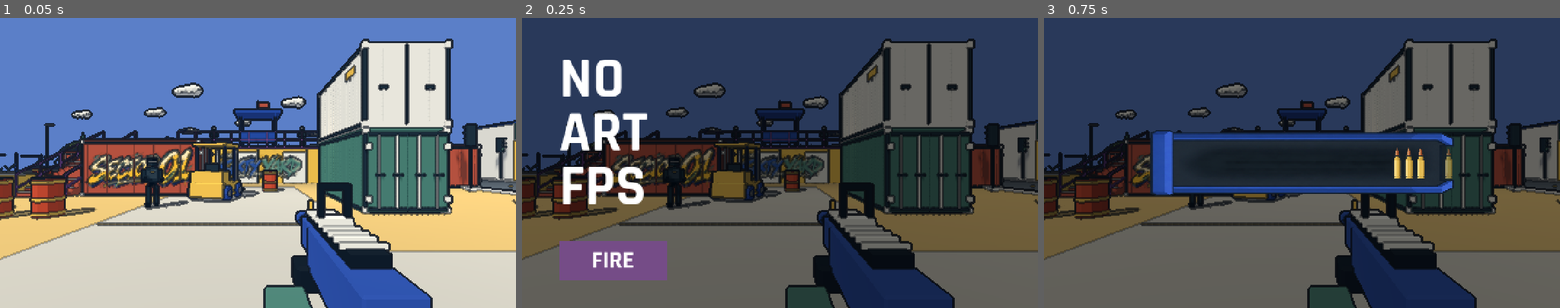
Above: before the commit, frames 1-3 (left to right).
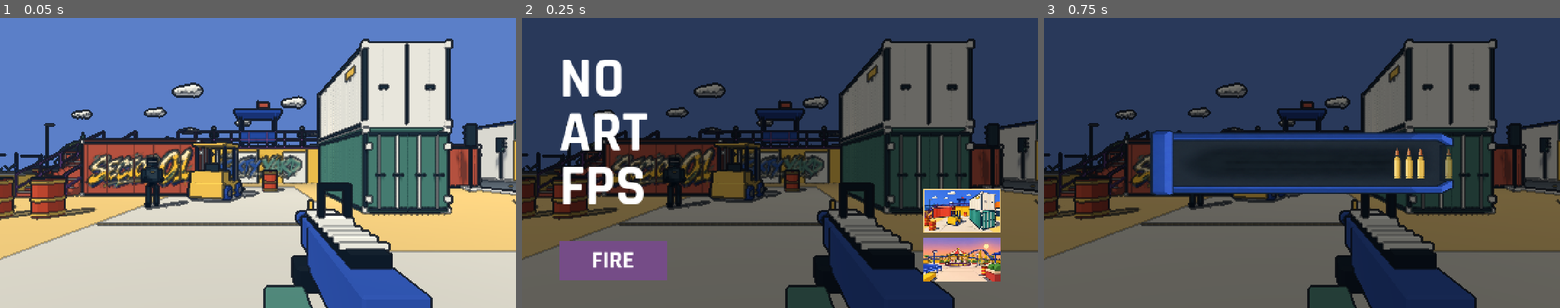
Above: after the commit, the same moments.

Repository: YicongCao/No-Art-FPS
Game: Godot game, scene res://scenes/main.tscn
The game is run twice, just before and just after one commit, with the same random seed, the same clock (stepped at 60 frames per second) and the same inputs. Sound files missing from this copy of the repository are replaced by a short silence.
Inputs:
- Up to frame 1 (0.05 s): no input
- Up to frame 2 (0.25 s): no input
- Up to frame 3 (0.75 s): click "FIRE" at 0.5 s

Frame 1 is identical in both runs. In frame 2, 4.5% of the frame differs, in the area x 77-93%, y 58-91%; in frame 3, nothing differs.

Commit message:
Add title map selection with eye-level previews

Diff:
--- a/scripts/game.gd
+++ b/scripts/game.gd
@@ -72,6 +72,7 @@
 var opening_prepared = false
 var enemy_model: PackedScene
 var title_frame_ready = false
+var title_session_id = DefaultSession.session_id
 var destroy_active = false
 var finale_active = false
 var finale_elapsed = 0.0
@@ -119,6 +120,7 @@
 	elif "--park" in OS.get_cmdline_user_args():
 		session = load(PARK_SESSION_PATH)
 		rules = session.make_rules()
+	title_session_id = session.session_id
 	var settlement = Settlement.new()
 	settlement.game = self
 	add_child(settlement)
@@ -298,7 +300,7 @@
 func capture_map_preview() -> Image:
 	# The visible viewport keeps its old title frame while the new camera renders.
 	var preview = SubViewport.new()
-	preview.size = get_viewport().get_texture().get_size()
+	preview.size = Vector2i(get_viewport().get_texture().get_size())
 	preview.world_3d = get_world_3d()
 	preview.msaa_3d = get_viewport().msaa_3d
 	add_child(preview)
@@ -378,7 +380,7 @@
 	hud.reset_magazine()
 
 func request_run() -> void:
-	if not title_frame_ready or state not in ["TITLE","RESULTS","PAUSED"]:return
+	if switching_session or not title_frame_ready or state not in ["TITLE","RESULTS","PAUSED"]:return
 	load_ticket += 1
 	restore_frozen_world()
 	hud.reset_results_frame()
@@ -704,6 +706,8 @@
 			request_run()
 		"arena":
 			select_session(DefaultSession)
+		"amusement_park":
+			select_session(load(PARK_SESSION_PATH))
 		"defuse":
 			if dust_unlocked:
 				select_session(load("res://data/sessions/defuse.tres"))
@@ -1213,6 +1217,8 @@
 	var old_map = arena
 	var old_session = session
 	var old_rules = rules
+	var focused = get_viewport().gui_get_focus_owner()
+	var focus_name: StringName = focused.name if focused and focused.get_parent()==hud.menu else &""
 	hud.rebuild_menu()
 	await loading_frame()
 	clear_round()
@@ -1237,6 +1243,7 @@
 		if not qa_mode:cfg.load("user://record.cfg")
 		load_session_record(cfg)
 		await capture_opening_frame()
+		title_session_id = session.session_id
 	else:
 		push_warning("Map selection reverted: navigation or spawn validation failed")
 		var failed_iteration = NavigationServer3D.map_get_iteration_id(navigation_map)
@@ -1253,6 +1260,9 @@
 		title_frame_ready = nav_ready
 	switching_session = false
 	hud.rebuild_menu()
+	if focus_name!=&"":
+		var button = hud.menu.get_node_or_null(NodePath(String(focus_name)))
+		if button:button.grab_focus()
 
 func wait_for_map_navigation(previous_iteration: int = 0) -> bool:
 	var map = get_world_3d().navigation_map
@@ -1261,6 +1271,7 @@
 		await get_tree().physics_frame
 		var iteration = NavigationServer3D.map_get_iteration_id(map)
 		if iteration==0 or iteration==previous_iteration:continue
+		if NavigationServer3D.map_get_closest_point_owner(map,start)!=arena.nav.get_rid():continue
 		if NavigationServer3D.map_get_closest_point(map,start).distance_to(start)<1.0:
 			return arena.validate_navigation()
 	return false
--- a/scripts/hud.gd
+++ b/scripts/hud.gd
@@ -2,6 +2,8 @@
 
 const SKULL_ICON = preload("res://assets/ui/skull.svg")
 const DAMAGE_IMPACT = preload("res://assets/ui/damage-impact.svg")
+const YARD_THUMBNAIL = preload("res://assets/ui/maps/yard.webp")
+const PARK_THUMBNAIL = preload("res://assets/ui/maps/amusement-park.webp")
 var game: Node
 var font: Font
 var hit = 0.0
@@ -305,6 +307,39 @@
 	menu.add_child(button)
 	return button
 
+func map_button(node_name: String, map_name: String, action: String, thumbnail: Texture2D,
+		rect: Rect2, selected: bool) -> Button:
+	var card = Button.new()
+	card.name = node_name
+	card.accessibility_name = map_name
+	card.position = rect.position
+	card.size = rect.size
+	card.disabled = game.switching_session
+	var image = StyleBoxTexture.new()
+	image.texture = thumbnail
+	for state_name in ["normal","hover","pressed","disabled"]:
+		card.add_theme_stylebox_override(state_name,image)
+	var focus = StyleBoxFlat.new()
+	focus.draw_center = false
+	focus.set_border_width_all(2)
+	focus.set_expand_margin_all(4)
+	focus.border_color = Color.WHITE
+	card.add_theme_stylebox_override("focus",focus)
+	if selected:
+		var outline = Panel.new()
+		outline.name = "Selected"
+		outline.mouse_filter = Control.MOUSE_FILTER_IGNORE
+		var border = StyleBoxFlat.new()
+		border.draw_center = false
+		border.set_border_width_all(2)
+		border.border_color = GOLD
+		outline.add_theme_stylebox_override("panel",border)
+		card.add_child(outline)
+		outline.set_anchors_and_offsets_preset(Control.PRESET_FULL_RECT)
+	card.pressed.connect(func():game.menu_action(action))
+	menu.add_child(card)
+	return card
+
 func rebuild_menu() -> void:
 	for child in menu.get_children():
 		menu.remove_child(child)
@@ -315,6 +350,7 @@
 	if menu_state == "TITLE":
 		fire_button = menu_button("FIRE",Rect2(64 if game.touch_mode else 104,size.y-156 if game.touch_mode else size.y-188,260 if game.touch_mode else 300,100 if game.touch_mode else 112),"play",false,"Enter")
 		fire_button.name = "fire"
+		fire_button.disabled = game.switching_session
 		fire_button.add_theme_font_size_override("font_size",68)
 		fire_button.add_theme_constant_override("outline_size",0)
 		for color_name in ["font_color","font_hover_color","font_pressed_color","font_focus_color"]:
@@ -332,10 +368,22 @@
 		fire_button.pivot_offset = fire_button.size*.5
 		fire_button.button_down.connect(func():fire_button.scale = Vector2.ONE*.96)
 		fire_button.button_up.connect(func():fire_button.scale = Vector2.ONE)
+		var width = 176.0 if game.touch_mode else 216.0
+		var height = width*9/16
+		var gap = 10.0 if game.touch_mode else 12.0
+		var right = size.x-(64 if game.touch_mode else 104)
+		var bottom = size.y-(56 if game.touch_mode else 76)
+		var yard_card = map_button("MapYard","货场","arena",YARD_THUMBNAIL,
+			Rect2(right-width,bottom-2*height-gap,width,height),game.title_session_id=="score_attack")
+		var park_card = map_button("MapPark","夕阳游乐园","amusement_park",PARK_THUMBNAIL,
+			Rect2(right-width,bottom-height,width,height),game.title_session_id=="amusement_park")
+		var tab_order = [fire_button,yard_card,park_card]
+		for i in range(tab_order.size()):
+			tab_order[i].focus_next = tab_order[i].get_path_to(tab_order[(i+1)%tab_order.size()])
+			tab_order[i].focus_previous = tab_order[i].get_path_to(tab_order[i-1])
 		if game.dust_unlocked:
-			var mode_x = size.x-370 if not game.touch_mode else size.x-300
-			menu_button("SCORE ATTACK",Rect2(mode_x,size.y*.5-75,260,62),"arena",not game.rules.mission)
-			menu_button("DEFUSE C4",Rect2(mode_x,size.y*.5+5,260,62),"defuse",game.rules.mission)
+			menu_button("SCORE ATTACK",Rect2(c.x-130,c.y-75,260,62),"arena",game.title_session_id=="score_attack")
+			menu_button("DEFUSE C4",Rect2(c.x-130,c.y+5,260,62),"defuse",game.title_session_id=="defuse_mission")
 
 	elif menu_state == "RESULTS":
 		if game.rules.mission:
--- /dev/null
+++ b/tests/map_selector_check.gd
@@ -0,0 +1,92 @@
+extends SceneTree
+
+const YardSession = preload("res://data/sessions/score_attack.tres")
+const ParkSession = preload("res://data/sessions/amusement_park.tres")
+var game: Node3D
+
+func _initialize() -> void:
+	check.call_deferred()
+
+func check() -> void:
+	game = load("res://scenes/main.tscn").instantiate()
+	root.add_child(game)
+	for _frame in range(900):
+		await process_frame
+		if game.title_frame_ready:break
+	game.qa_mode = true
+	assert(game.title_frame_ready and game.nav_ready and game.session==YardSession)
+	assert(game.hud.fire_button.text=="FIRE")
+	assert(game.hud.menu.get_child_count()==3)
+	assert(game.hud.menu.get_node("MapYard/Selected"))
+	var old_frame = game.hud.title_frame
+	var park_card = game.hud.menu.get_node("MapPark")
+	assert(park_card.text.is_empty() and not park_card.accessibility_name.is_empty())
+	park_card.grab_focus()
+	park_card.pressed.emit()
+	assert(game.switching_session and game.hud.fire_button.disabled)
+	assert(game.hud.title_frame==old_frame)
+	game.menu_action("play")
+	assert(game.state=="TITLE")
+	await wait_for_switch()
+	assert(game.session==ParkSession and game.nav_ready and game.title_frame_ready)
+	assert(game.title_session_id=="amusement_park")
+	assert(game.hud.menu.get_node("MapPark/Selected"))
+	assert(game.hud.menu.get_node("MapPark").has_focus())
+	assert(game.world_environment.environment==game.arena.environment_override)
+	if DisplayServer.get_name()!="headless":
+		assert(game.hud.title_frame!=old_frame and game.hud.title_frame.get_image().get_size()==Vector2i(root.get_texture().get_size()))
+		await capture("park-title")
+
+	var records = ConfigFile.new()
+	records.set_value("score","best",13)
+	records.set_value("score_amusement_park_v1","best",7)
+	game.load_session_record(records)
+	assert(game.best==7)
+	await game.select_session(YardSession)
+	assert(game.nav_ready and game.world_environment.environment==game.daylight_environment)
+	assert(game.title_session_id=="score_attack" and game.hud.menu.get_node("MapYard/Selected"))
+	game.load_session_record(records)
+	assert(game.best==13)
+	if DisplayServer.get_name()!="headless":await capture("yard-title-selector")
+
+	# Try a real, packed map whose start cannot reach its baked navigation.
+	var bad_map = ParkSession.map_scene.instantiate()
+	bad_map.get_node(bad_map.start_path).position.y += 100
+	var bad_scene = PackedScene.new()
+	assert(bad_scene.pack(bad_map)==OK)
+	bad_map.free()
+	var invalid = ParkSession.duplicate()
+	invalid.map_scene = bad_scene
+	var yard = game.arena
+	old_frame = game.hud.title_frame
+	await game.select_session(invalid)
+	assert(game.session==YardSession and game.arena==yard)
+	assert(game.nav_ready and game.title_frame_ready and game.hud.title_frame==old_frame)
+	assert(game.best==13 and not game.hud.fire_button.disabled)
+	await game.select_session(ParkSession)
+	assert(game.nav_ready and game.title_session_id=="amusement_park")
+
+	game.start_run()
+	game.begin_running()
+	game.finish_run()
+	game.menu_action("menu")
+	assert(game.state=="TITLE" and game.session==ParkSession)
+	assert(game.hud.menu.get_node("MapPark/Selected"))
+	print("MAP_SELECTOR_PASS: two image buttons, focus, switch and rollback, preview, lighting, separate records and title return")
+	await process_frame
+	await process_frame
+	if DisplayServer.get_name()=="headless":
+		var audio_deadline = Time.get_ticks_msec()+450
+		while Time.get_ticks_msec()<audio_deadline:await process_frame
+	quit()
+
+func wait_for_switch() -> void:
+	for _frame in range(900):
+		if not game.switching_session:return
+		await process_frame
+	assert(false,"Map selection did not settle")
+
+func capture(name: String) -> void:
+	await process_frame
+	await RenderingServer.frame_post_draw
+	root.get_texture().get_image().save_png("res://artifacts/local/"+name+".png")
Binary file added: assets/ui/maps/amusement-park.webp
Not shown, added: assets/ui/maps/amusement-park.webp.import
Binary file added: assets/ui/maps/yard.webp
Not shown, added: assets/ui/maps/yard.webp.import
Binary file added: docs/design/amusement-park-title-concept.png
Not shown, added: tests/map_selector_check.gd.uid
